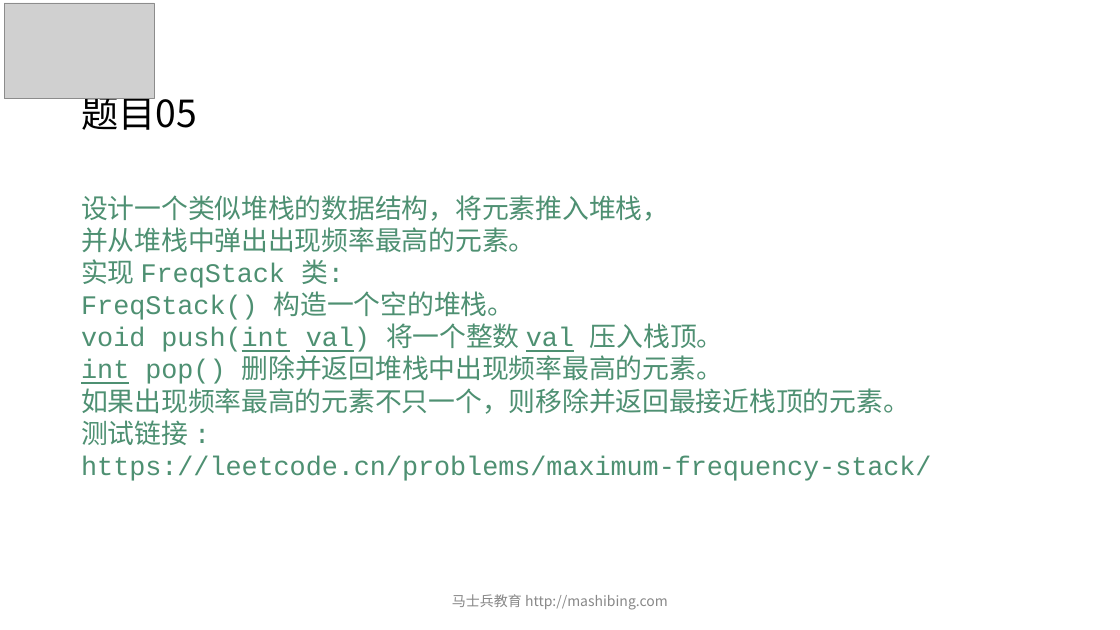
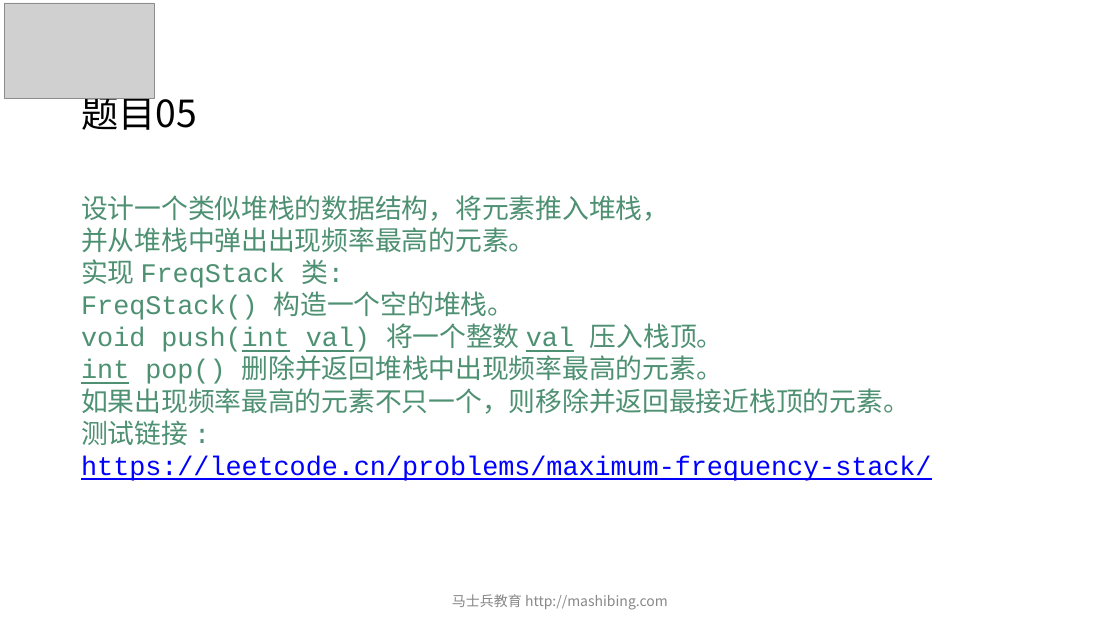
Before and after one commit to algorithmzuo/mca-algorithm-problems, a slide deck: slide 7 of 第03期/ppt/powerpoint/第07节.pptx. Drawn at 1120x630 pixels with LibreOffice and Linux fonts; fonts in the diff are those of the drawing; grey boxes stand for pictures. Boxes give left, top, right and bottom in pixels: in the first picture for what was removed or moved away, otherwise in the second. Text is boxed around its words. In the diff, an @@ line names an element or a change of style, - is before the commit and + after.

```diff
--- a/第03期/ppt/powerpoint/第07节.pptx
+++ b/第03期/ppt/powerpoint/第07节.pptx
@@ text at [81,456,931,481]: text colour #4E9072 to #0000FF, underline on in "https://leetcode.cn/problems/maximum-frequency-stack/" @@
```
Also in this commit, not shown: 5 other slides changed, 3 other files.
